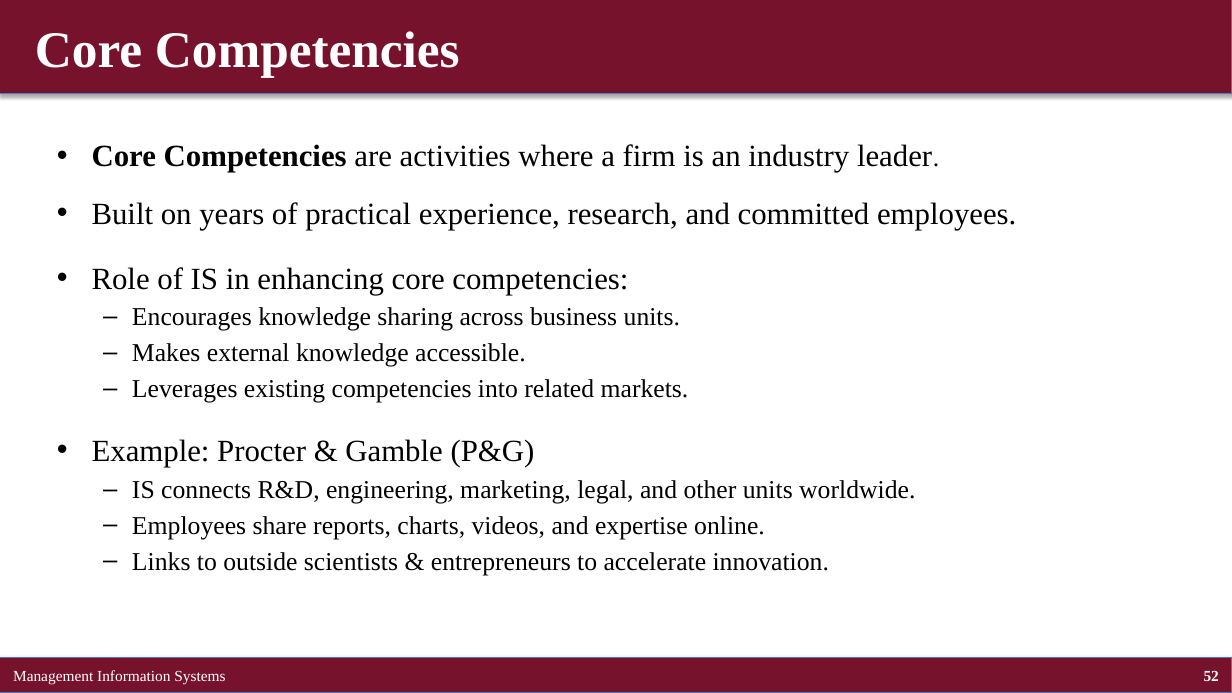
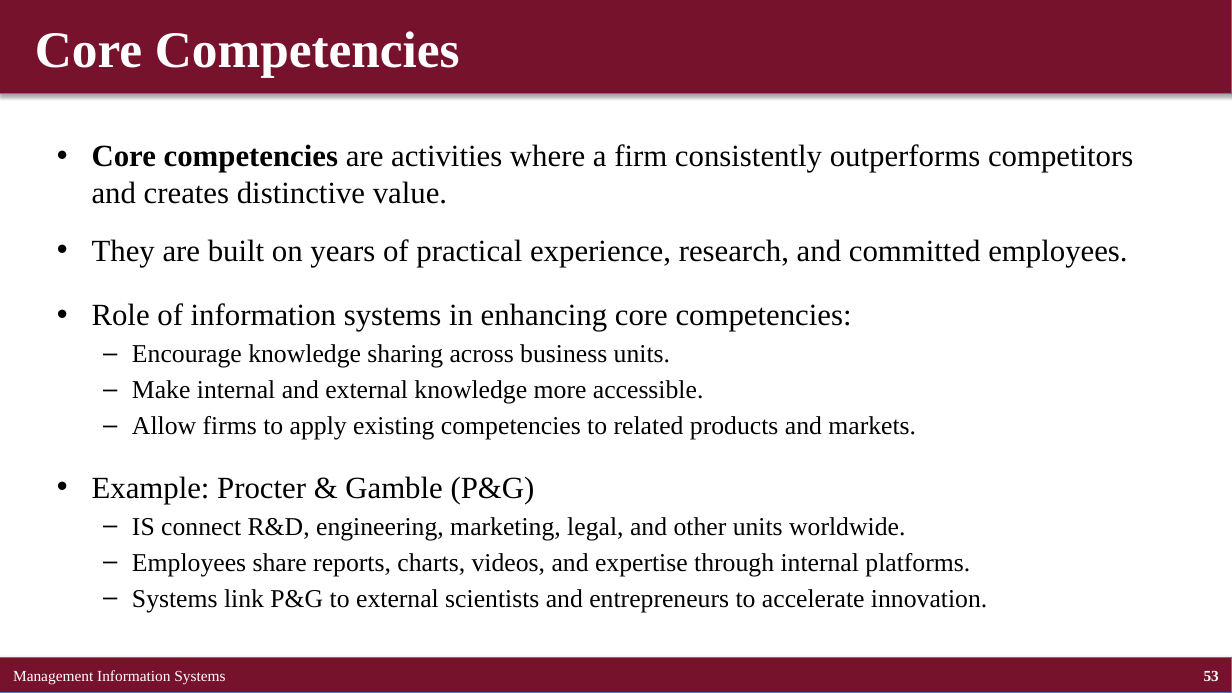
Before and after one commit to brianhwpark/brianhwpark.github.io, a slide deck: slide 53 of files/teaching-resources/concordiacollege-busn-315/busn-315-lecture-note/busn315-ch03.pptx (slide 52 before the commit). Drawn at 1232x693 pixels with LibreOffice and Linux fonts; fonts in the diff are those of the drawing. Boxes give left, top, right and bottom in pixels: in the first picture for what was removed or moved away, otherwise in the second. Text is boxed around its words. In the diff, an @@ line names an element or a change of style, - is before the commit and + after.

```diff
--- a/files/teaching-resources/concordiacollege-busn-315/busn-315-lecture-note/busn315-ch03.pptx
+++ b/files/teaching-resources/concordiacollege-busn-315/busn-315-lecture-note/busn315-ch03.pptx
@@ text at (x1=92, y1=144, x2=1133, y2=440): text changed @@
-• Core Competencies are activities where a firm is an industry leader.
-• Built on years of practical experience, research, and committed employees.
-• Role of IS in enhancing core competencies:
-  – Encourages knowledge sharing across business units.
-  – Makes external knowledge accessible.
-  – Leverages existing competencies into related markets.
+• Core competencies are activities where a firm consistently outperforms competitors and creates distinctive value.
+• They are built on years of practical experience, research, and committed employees.
+• Role of information systems in enhancing core competencies:
+  – Encourage knowledge sharing across business units.
+  – Make internal and external knowledge more accessible.
+  – Allow firms to apply existing competencies to related products and markets.
@@ text at (x1=132, y1=517, x2=987, y2=612): text changed @@
-  – IS connects R&D, engineering, marketing, legal, and other units worldwide.
-  – Employees share reports, charts, videos, and expertise online.
-  – Links to outside scientists & entrepreneurs to accelerate innovation.
+  – IS connect R&D, engineering, marketing, legal, and other units worldwide.
+  – Employees share reports, charts, videos, and expertise through internal platforms.
+  – Systems link P&G to external scientists and entrepreneurs to accelerate innovation.
@@ page number at (x1=1204, y1=671, x2=1219, y2=681): text changed @@
-52
+53
```
Also in this commit, not shown: 46 other slides changed, 5 slides added, 5 slides removed, 8 other files.
